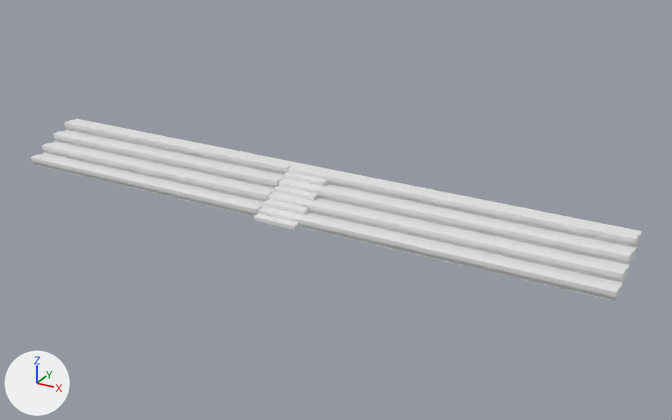
Before and after pictures for a commit that changed the FBX model Assets/Meshes/Noel/basket bleachers highest-poly.fbx.
Before and after are seen from a 50 mm lens placed at (2.75, -3.72, 2.34), pointed at (0.23, 0.85, 0.05). Every picture has the same lights, and +X, +Y and +Z are marked at lower left.

In view in the first picture: 'HigherDeetz.high'.
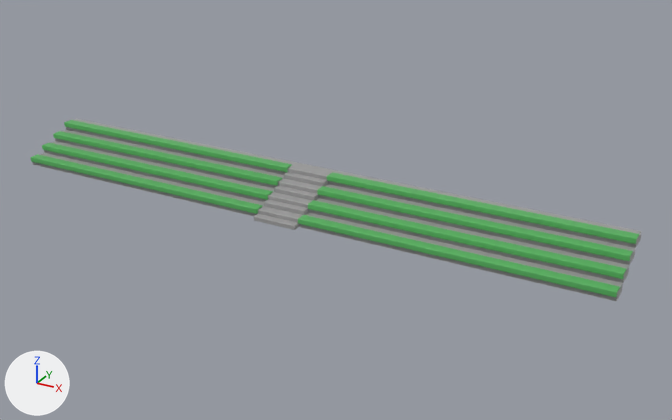
Boxes [x1, y1, x2, y2] around the edits, measured in the pictures (672 x 420 px):
part 1 of me_plane_008, recoloured (white to grey): [33, 119, 642, 301] in both
part 2 of me_plane_008, recoloured (white to green): [136, 141, 473, 257] in both
part 3 of me_plane_008, recoloured (white to green): [31, 120, 173, 186] in both
part 4 of me_plane_008, recoloured (white to green): [444, 201, 639, 298] in both

Diff of the bpy script that builds the scene:
```diff
--- a/Assets/Meshes/Noel/basket bleachers highest-poly.fbx.py
+++ b/Assets/Meshes/Noel/basket bleachers highest-poly.fbx.py
@@ mat_base @@
+mat_base = principled_material('Base')
+mat_base.base_color = (0.342, 0.342, 0.342)  # grey #9e9e9e
@@ mat_seats @@
+mat_seats = principled_material('Seats')
+mat_seats.base_color = (0.0964, 0.45, 0.117)  # green #57b360
@@ me_plane_008 @@
 me_plane_008.from_pydata(...)  # 21588 vertices, 21312 faces; spans x -2.0..2.0, y 0.51..1.02, z 0.04..0.25
 # used by ob_higherdeetz_high; location = (0.0, 0.0, 0.0)
+# me_plane_008 part 1: 6528 of the faces centred in x -2.0..2.0, y 0.51..1.01, z 0.04..0.24 switch from no material to mat_base (grey #9e9e9e)
+# me_plane_008 part 2: 7392 of the faces centred in x -0.84..0.84, y 0.54..0.96, z 0.06..0.25 switch from no material to mat_seats (green #57b360)
+# me_plane_008 part 3: 3696 of the faces centred in x -2.0..-1.3, y 0.54..0.96, z 0.06..0.25 switch from no material to mat_seats (green #57b360)
+# me_plane_008 part 4: 3696 of the faces centred in x 1.3..2.0, y 0.54..0.96, z 0.06..0.25 switch from no material to mat_seats (green #57b360)
```
